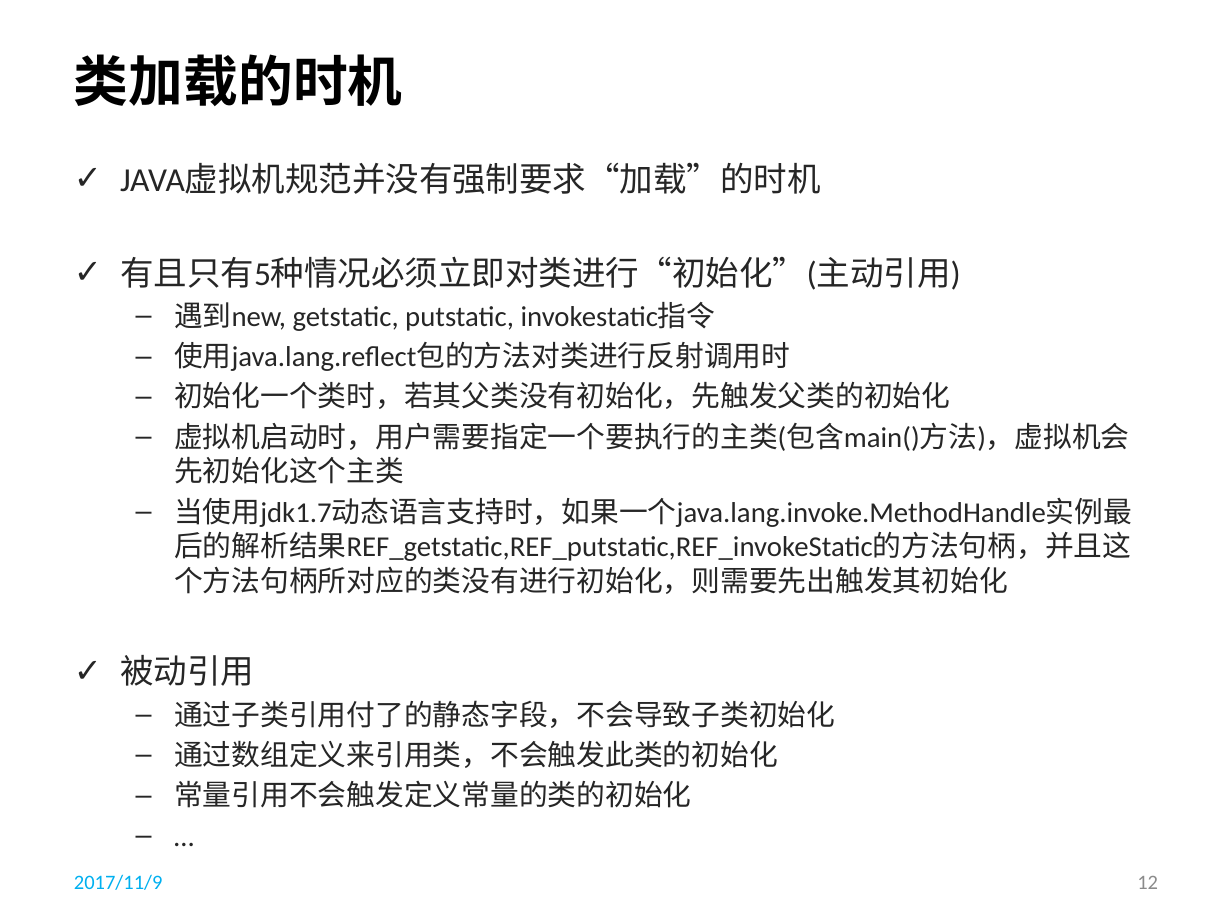
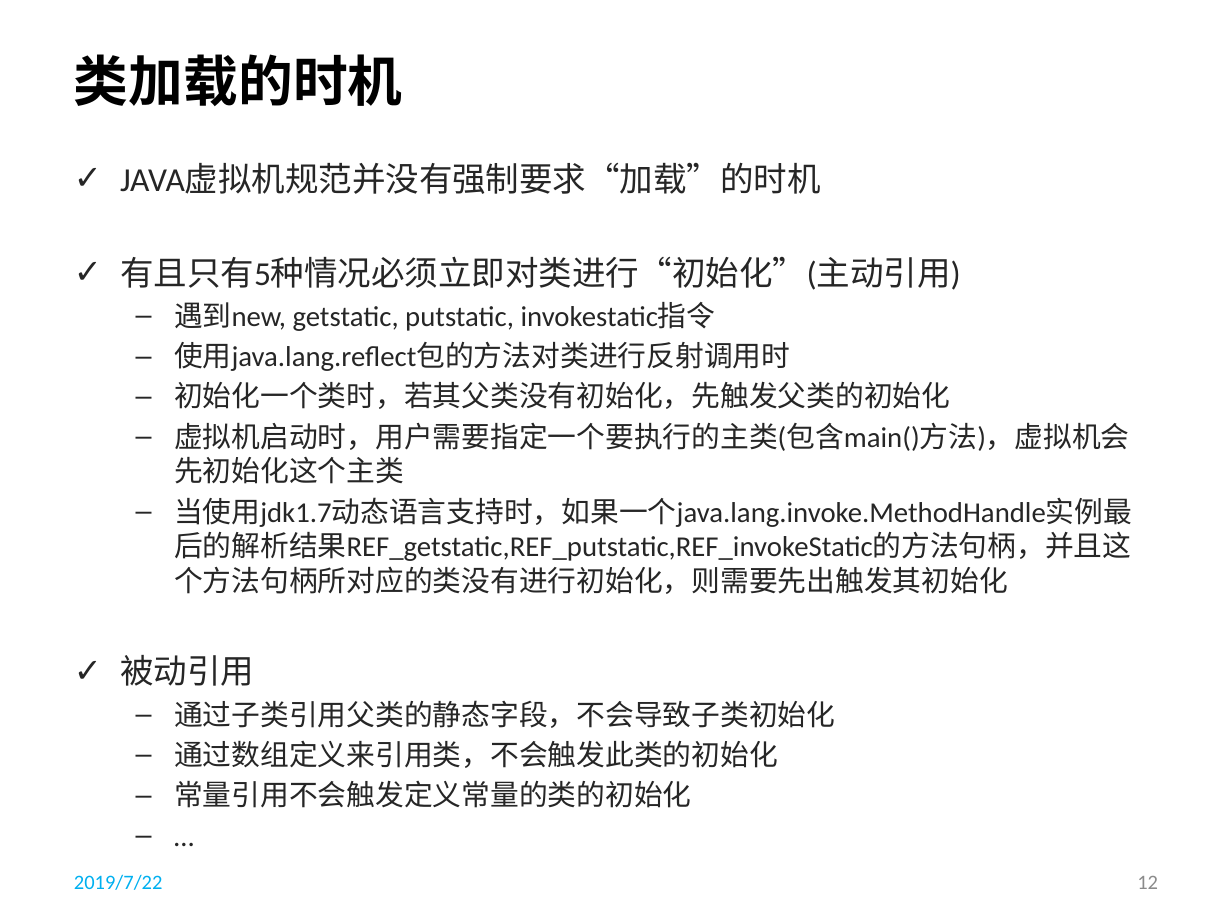
Before and after one commit to li-shengli/selfstudy, a slide deck: slide 12 of PPT/Understanding the JVM.pptx. Drawn at 1232x924 pixels with LibreOffice and Linux fonts; fonts in the diff are those of the drawing; background and template pictures are left out. Boxes give left, top, right and bottom in pixels: in the first picture for what was removed or moved away, otherwise in the second. Text is boxed around its words. In the diff, an @@ line names an element or a change of style, - is before the commit and + after.

Commit message:
slides update

```diff
--- a/PPT/Understanding the JVM.pptx
+++ b/PPT/Understanding the JVM.pptx
@@ text at box(174, 700, 835, 728): text changed @@
-  – 通过子类引用付了的静态字段，不会导致子类初始化
+  – 通过子类引用父类的静态字段，不会导致子类初始化
@@ text at box(74, 874, 163, 890): text changed @@
-2017/11/9
+2019/7/22
```
Also in this commit, not shown: 86 other slides changed, 3 other files.
